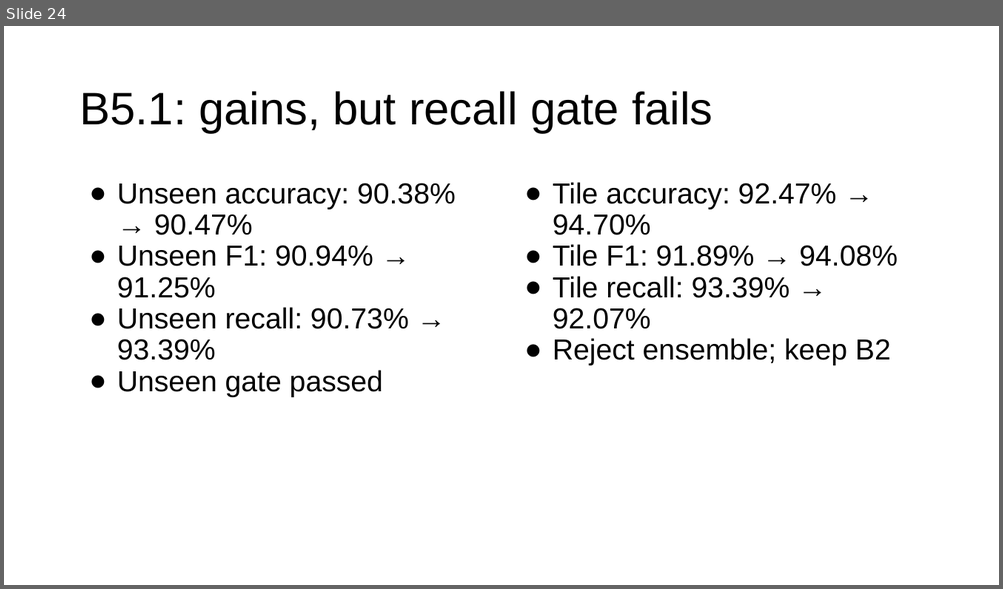
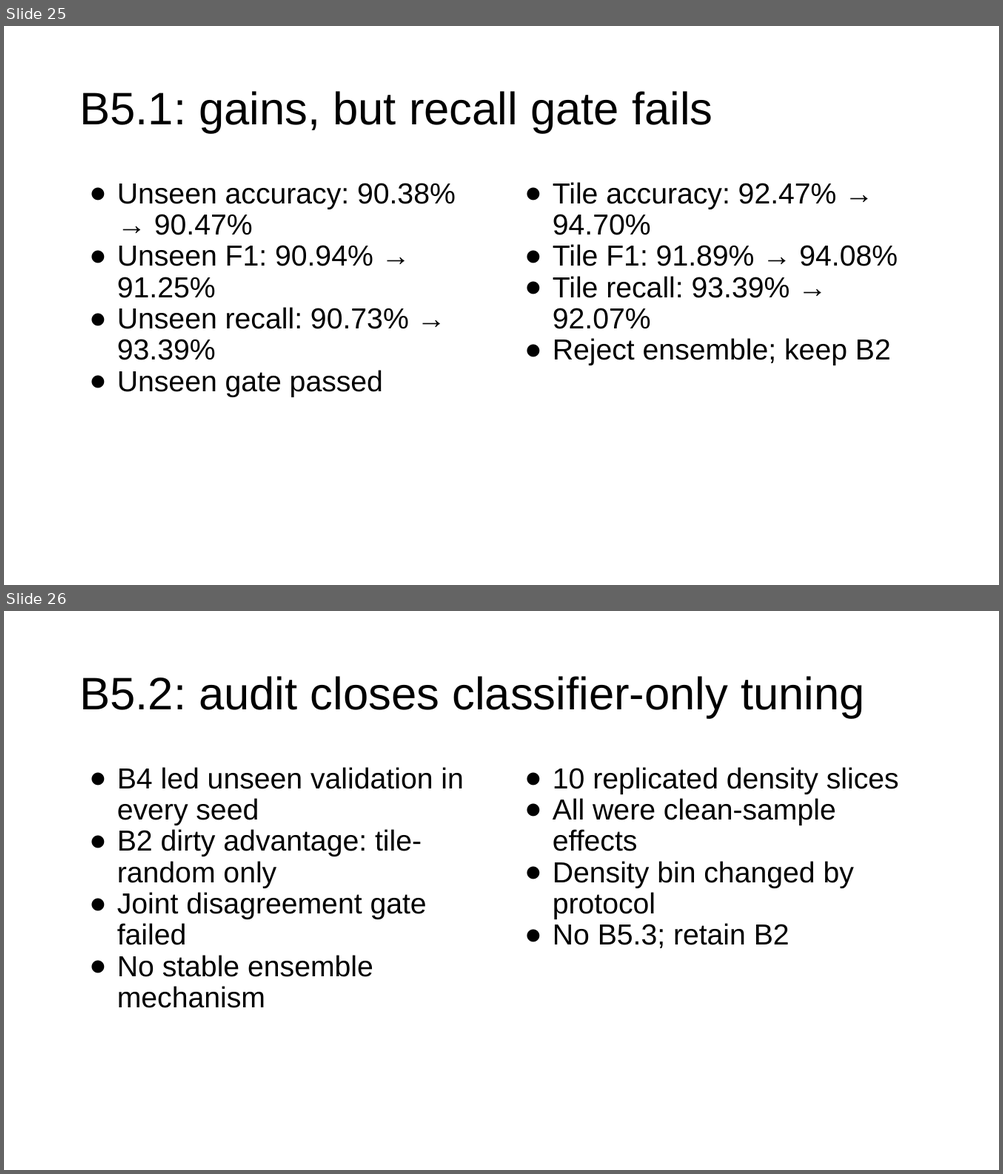
Before and after one commit to nocleo/ADVLSI2_Project_updated, a slide deck: presentation/ADVLSI2_DRC_CNN_Project_Progress.pptx. Shown one above the other, each under a label of ours: slide 24 before the commit, slides 25 and 26 after it. The pictures are 1003x589 and 1003x1174 pixels, drawn with LibreOffice and Linux fonts; fonts in the diff are those of the drawing. Boxes give left, top, right and bottom in pixels: in the first picture for what was removed or moved away, otherwise in the second. Text is boxed around its words. In the diff, an @@ line names an element or a change of style, - is before the commit and + after.

```diff
--- a/presentation/ADVLSI2_DRC_CNN_Project_Progress.pptx
+++ b/presentation/ADVLSI2_DRC_CNN_Project_Progress.pptx
@@ slide 26 added at (4,611,999,1170), background #FFFFFF @@
@@ title added at (79,676,865,718), 44 pt, text #000000 @@
+B5.2: audit closes classifier-only tuning
@@ text added at (117,767,464,1008), 28 pt, text #000000 @@
+● B4 led unseen validation in every seed
+● B2 dirty advantage: tile-random only
+● Joint disagreement gate failed
+● No stable ensemble mechanism
@@ text added at (552,767,899,948), 28 pt, text #000000 @@
+● 10 replicated density slices
+● All were clean-sample effects
+● Density bin changed by protocol
+● No B5.3; retain B2
@@ what was slide 24 is now slide 25 @@
```
Also in this commit, not shown: 4 slides changed, 3 other slides added, 1 other file.
